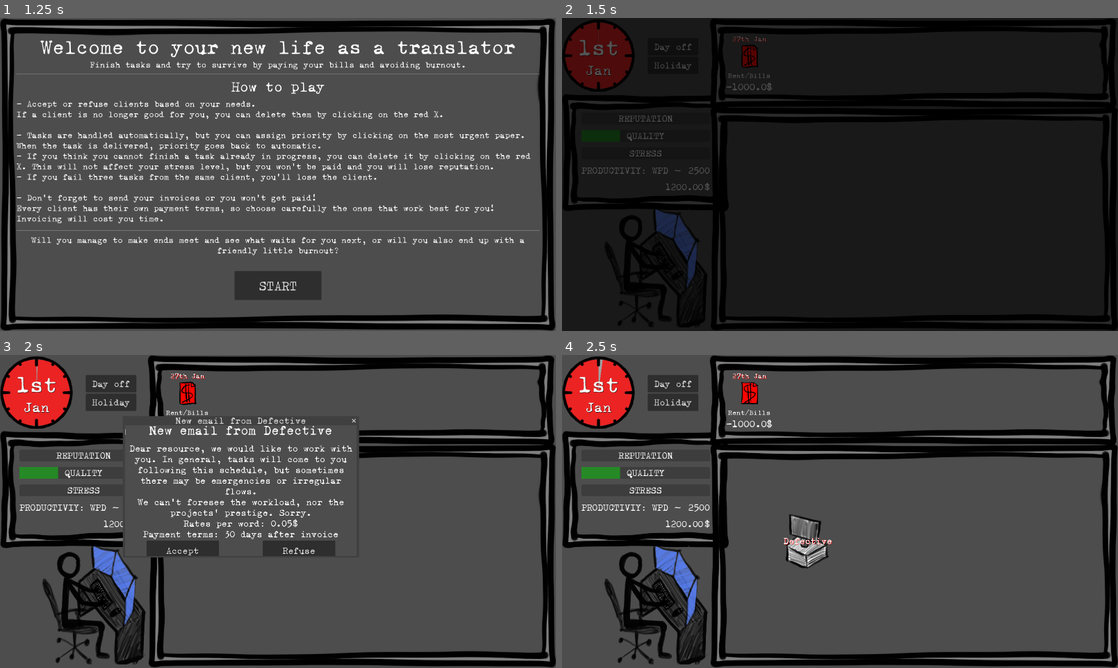
Above: before the commit, frames 1-4 (two rows, left to right).
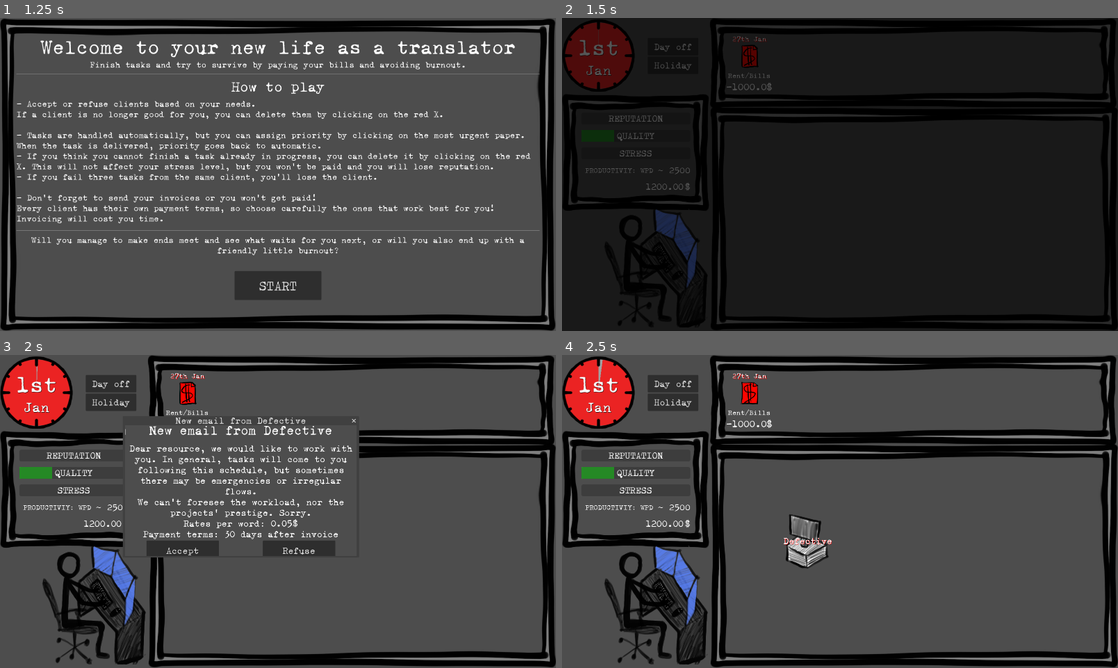
Above: after the commit, the same moments.

Repository: ildede/game-off-2025
Game: Godot game, scene res://scenes/game/screens/splash_screen/splash.tscn
The game is run twice, just before and just after one commit, with the same random seed, the same clock (stepped at 60 frames per second) and the same inputs.
Inputs:
- Up to frame 1 (1.25 s): click "LET'S GO!" at 0.5 s
- Up to frame 2 (1.5 s): click "START" at 1.25 s
- Up to frame 3 (2 s): no input
- Up to frame 4 (2.5 s): click "Accept" at 2 s

Frame 1 is identical in both runs. In frame 2, 1.0% of the frame differs, in the area x 1-30%, y 24-62%; in frame 3, 0.9%; in frame 4, 1.9%, in the area x 0-30%, y 24-62%.

Commit message:
feat: new event 10k words per day

Diff:
--- a/autoloads/client_data.gd
+++ b/autoloads/client_data.gd
@@ -39,6 +39,12 @@
 	if found_index >= 0:
 		if not bonus_data[found_index].consumable:
 			bonus_data.remove_at(found_index)
+
+func event_fired(event_id: int) -> void:
+	var found_index = events_data.find_custom(func(e): return e.id == event_id);
+	if found_index >= 0:
+		if not events_data[found_index].recurring:
+			events_data.remove_at(found_index)
 
 func get_random_client() -> Models.ClientObject:
 	if clients_data.is_empty():
@@ -152,6 +158,7 @@
 	event.name = obj_in.get("name")
 	event.description = obj_in.get("description")
 	event.can_spawn = obj_in.get("can_spawn")
+	event.recurring = obj_in.get("recurring", false)
 	event.accept_btn = obj_in.get("accept_btn", "")
 	event.quality_change = obj_in.get("quality_change", 0.0)
 	event.stress_change = obj_in.get("stress_change", 0.0)
--- a/autoloads/models.gd
+++ b/autoloads/models.gd
@@ -163,6 +163,7 @@
 	var name: String
 	var description: String
 	var can_spawn: bool
+	var recurring: bool
 	var accept_btn: String
 	var quality_change: float
 	var stress_change: float
--- a/data/game_data.json
+++ b/data/game_data.json
@@ -1173,6 +1173,7 @@
       "description": "Your creative translations make you lose a client.",
       "accept_btn": "They don't need me",
       "can_spawn": true,
+      "recurring": false,
       "custom_functions": ["lose_random_client"]
     },
     {
@@ -1191,7 +1192,9 @@
       "id": 4,
       "name": "WORDY RAPPINGHOOD",
       "description": "Today you feel swag: you can process up to 10k words.",
-      "can_spawn": false
+      "can_spawn": true,
+      "recurring": true,
+      "custom_functions": ["ten_k_words_today"]
     },
     {
       "id": 5,
--- a/scenes/game/screens/main_screen/main.gd
+++ b/scenes/game/screens/main_screen/main.gd
@@ -20,6 +20,11 @@
 	"lose_random_client": func ():
 		print("lose_random_client is called")
 		Global.client_deleted.emit(active_clients.keys().pick_random()),
+	"ten_k_words_today": func ():
+		print("ten_k_words_today is called")
+		var tmp = Global.game_state.productivity
+		Global.update_productivity.emit(10000-tmp)
+		$GameClock.timeout.connect(func (): Global.update_productivity.emit(-(10000-tmp)))
 }
 
 func _ready() -> void:
--- a/scenes/game/translator/translator.gd
+++ b/scenes/game/translator/translator.gd
@@ -5,15 +5,24 @@
 
 var tasks: Array[Task]
 var priority_task: Task
+var starting_productivity = 0
+
 
 func _ready() -> void:
 	print("[TRANSLATOR] _ready")
+	starting_productivity = Global.game_state.productivity
 	var max_words_per_day = Global.game_state.productivity as float / Config.WORDS_PER_LETTER
 	$WPM.start(Config.DAY_LENGHT_IN_SECONDS/max_words_per_day)
 	Global.client_send_task.connect(new_task_arrived)
 	Global.letter_hit_task.connect(task_hit)
 	Global.new_priority_task.connect(set_priority_task)
 	Global.task_deleted.connect(handle_task_deleted)
+	Global.ui_update.connect(ui_update)
+
+func ui_update():
+	if starting_productivity != Global.game_state.productivity:
+		var max_words_per_day = Global.game_state.productivity as float / Config.WORDS_PER_LETTER
+		$WPM.start(Config.DAY_LENGHT_IN_SECONDS/max_words_per_day)
 
 func _on_timer_timeout() -> void:
 	if tasks.size() != 0:
--- a/scenes/ui/game_information/game_information.tscn
+++ b/scenes/ui/game_information/game_information.tscn
@@ -173,6 +173,7 @@
 layout_mode = 2
 size_flags_horizontal = 10
 size_flags_vertical = 3
+theme_override_font_sizes/font_size = 25
 text = "PRODUCTIVIY: WPD ~ "
 horizontal_alignment = 2
 vertical_alignment = 1
@@ -181,6 +182,7 @@
 layout_mode = 2
 size_flags_horizontal = 8
 size_flags_vertical = 3
+theme_override_font_sizes/font_size = 31
 text = "2500"
 horizontal_alignment = 2
 vertical_alignment = 1
